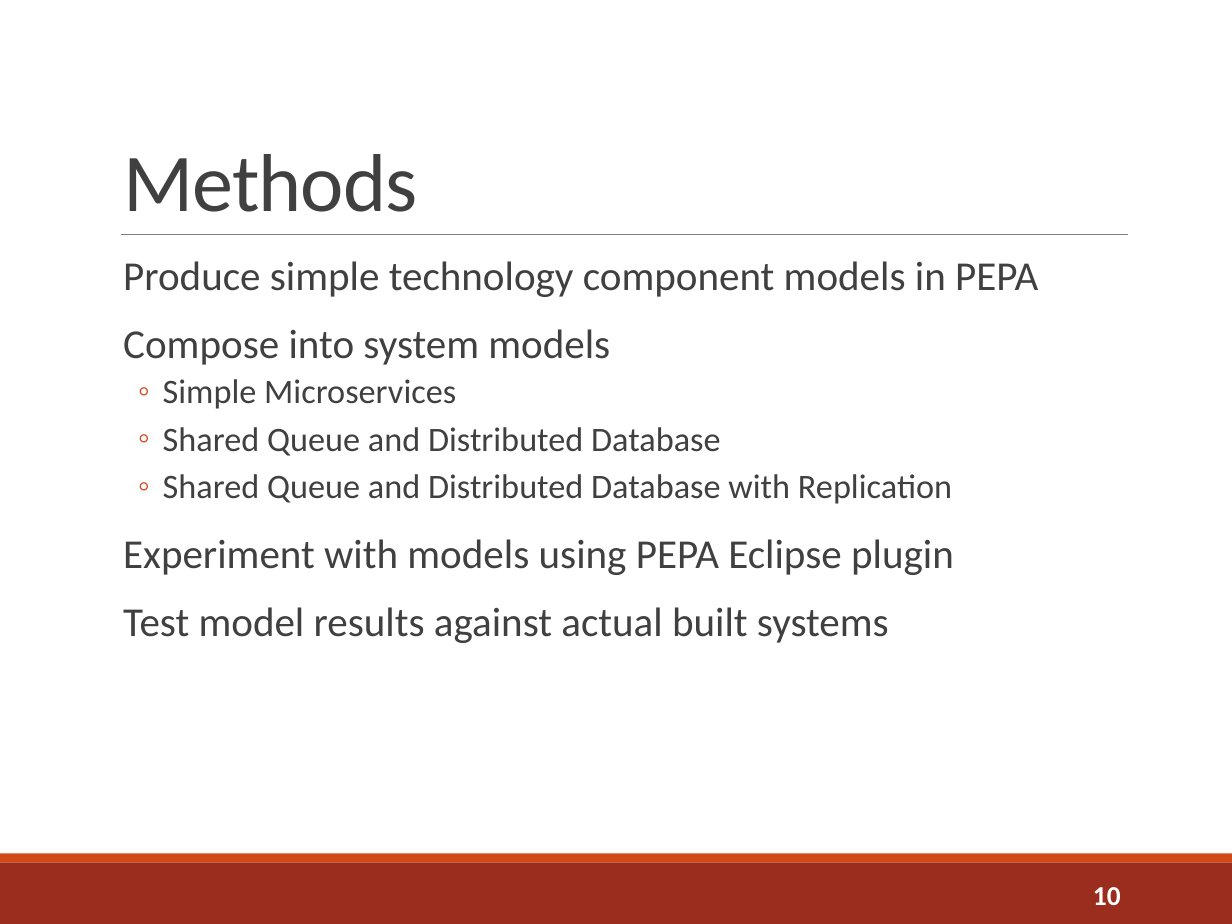
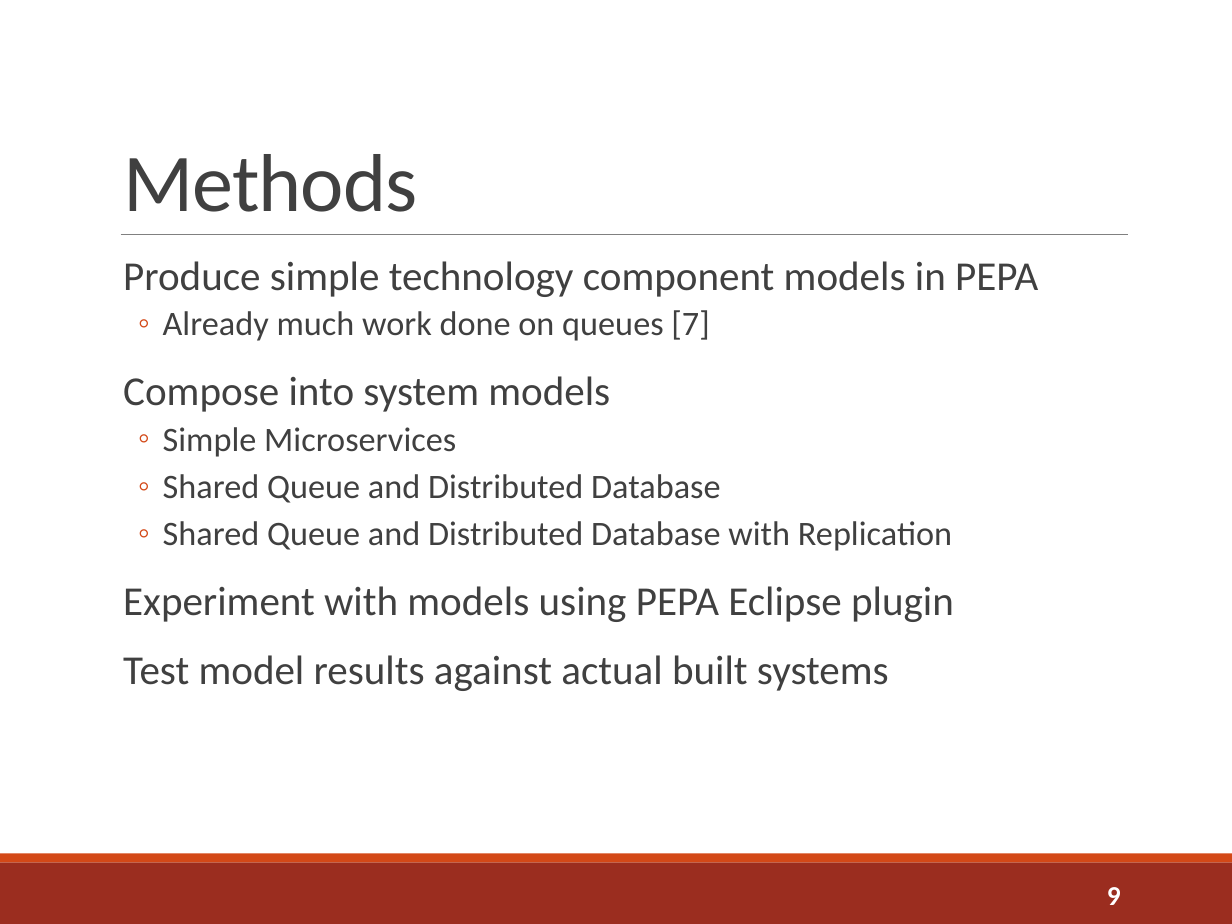
Before and after one commit to sshephard2/skewed-modelling, a slide deck: slide 9 of Presentation/Shephard_8199.pptx (slide 10 before the commit). Drawn at 1232x924 pixels with LibreOffice and Linux fonts; fonts in the diff are those of the drawing. Boxes give left, top, right and bottom in pixels: in the first picture for what was removed or moved away, otherwise in the second. Text is boxed around its words. In the diff, an @@ line names an element or a change of style, - is before the commit and + after.

```diff
--- a/Presentation/Shephard_8199.pptx
+++ b/Presentation/Shephard_8199.pptx
@@ text at bbox=[163, 310, 709, 341]: paragraph added @@
+  ◦ Already much work done on queues [7]
@@ page number at bbox=[1107, 887, 1121, 905]: text changed @@
-10
+9
```
Also in this commit, not shown: 11 other slides changed, 1 slide added, 1 slide removed.
